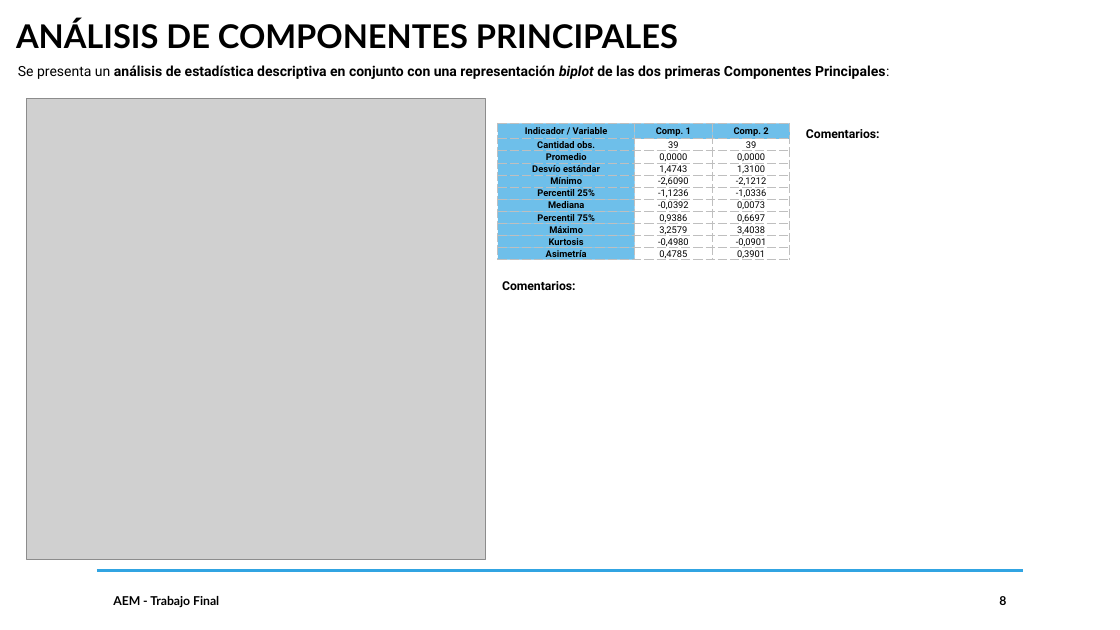
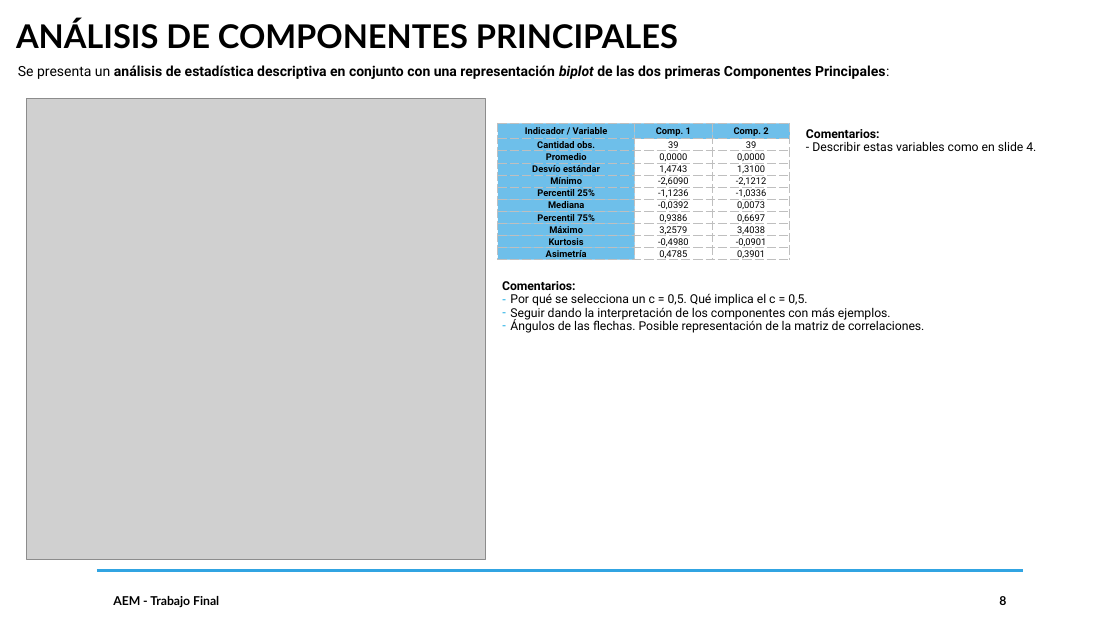
Before and after one commit to DavidGuzzi/MECMT04, a slide deck: slide 8 of AEM PPT 20240928.pptx. Drawn at 1120x630 pixels with LibreOffice and Linux fonts; fonts in the diff are those of the drawing; grey boxes stand for pictures. Boxes give left, top, right and bottom in pixels: in the first picture for what was removed or moved away, otherwise in the second. Text is boxed around its words. In the diff, an @@ line names an element or a change of style, - is before the commit and + after.

```diff
--- a/AEM PPT 20240928.pptx
+++ b/AEM PPT 20240928.pptx
@@ text at (812, 141, 1036, 151): paragraph added @@
+- Describir estas variables como en slide 4.
@@ text at (510, 293, 924, 333): paragraphs added @@
+– Por qué se selecciona un c = 0,5. Qué implica el c = 0,5.
+– Seguir dando la interpretación de los componentes con más ejemplos.
+– Ángulos de las flechas. Posible representación de la matriz de correlaciones.
```
Also in this commit, not shown: 3 other slides changed, 1 other file.
